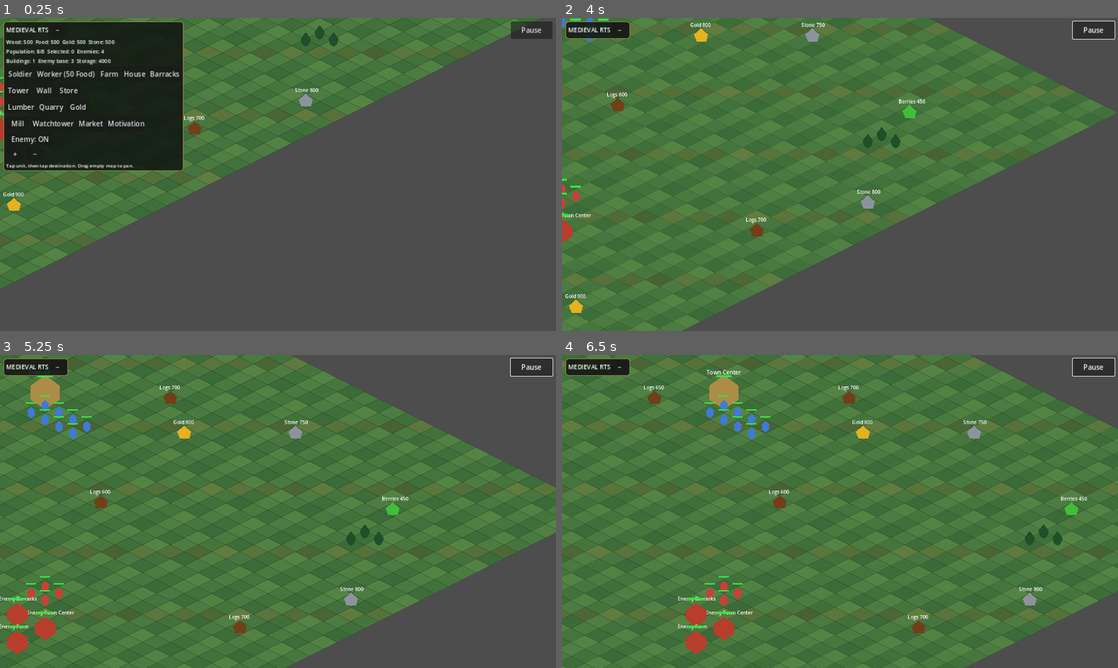
Above: before the commit, frames 1-4 (two rows, left to right).
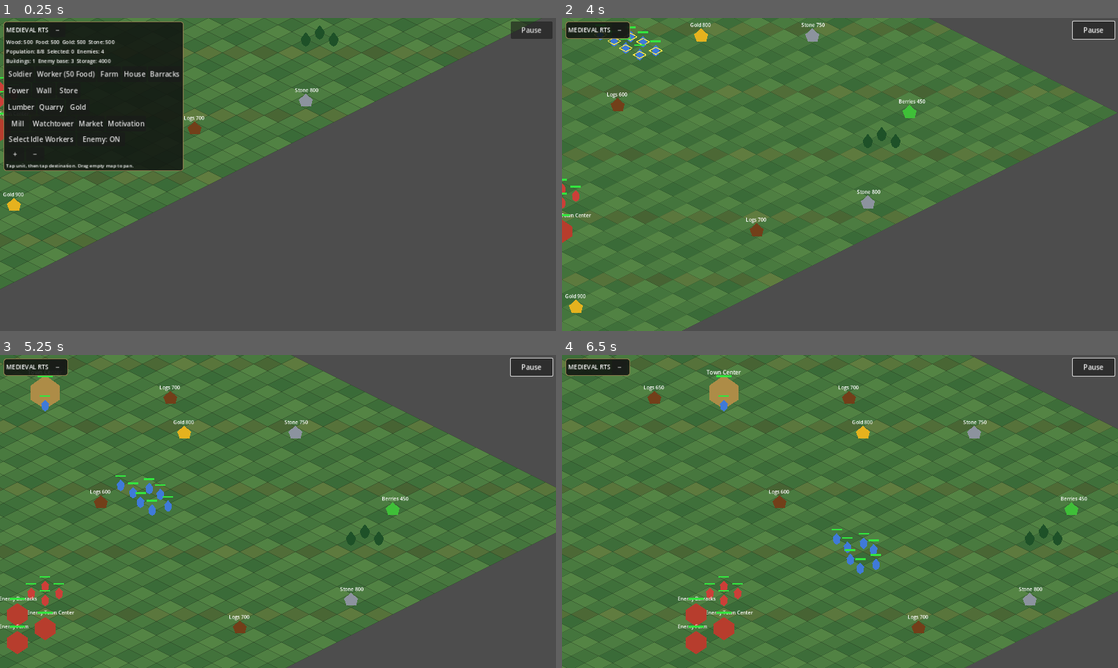
Above: after the commit, the same moments.

Repository: noub1234567-cmd/Medieval-RTS-Test
Game: Godot game, scene res://scenes/main.tscn
Same seed, same stepped clock (60 frames per second), same inputs: the game is played once before the commit and once after it.
Inputs (mouse positions are in pixels of both pictures, inside the frame that each line leads up to):
- Up to frame 1 (0.25 s): no input
- Up to frame 2 (4 s): click (600, 140) at 0.5 s, where only the run after the commit has a clickable "Select Idle Workers"; click "−" at 1.25 s; click "Pause" at 2 s; click "Resume" at 2.75 s; move the mouse to (812, 237) at 3.52 s; hold W from 3.53 s (still down); click (812, 237) at 3.67 s
- Up to frame 3 (5.25 s): release W at 4.25 s; drag from (444, 558) to (250, 574) at 4.27 s; move the mouse to (111, 464) at 5.02 s; hold A from 5.03 s (still down)
- Up to frame 4 (6.5 s): release A at 5.75 s; drag from (867, 511) to (673, 464) at 5.77 s

The runs differ from the first frame. In frame 1, 0.2% of the frame differs, in the area x 1-22%, y 37-41%; in frame 2, 0.3%; in frame 3, 0.6%, in the area x 4-32%, y 15-52%; in frame 4, 0.6%.

Commit message:
Add select idle workers button

Diff:
--- a/scripts/game.gd
+++ b/scripts/game.gd
@@ -565,6 +565,21 @@
 
 func is_point_on_preview(pos:Vector2)->bool:
 	return is_instance_valid(building_ghost) and Rect2(building_ghost.position-Vector2(26,30),Vector2(52,60)).has_point(pos)
+
+func select_idle_workers()->void:
+	clear_selection()
+	for u in units:
+		if not is_instance_valid(u) or u.team!=0 or u.health<=0 or u.sheltered or u.shelter_pending:
+			continue
+		if u.moving or u.path_pending or u.carried_amount>0:
+			continue
+		if is_instance_valid(u.target) or is_instance_valid(u.harvest_target_node) or is_instance_valid(u.resume_harvest_node) or is_instance_valid(u.storage_target) or is_instance_valid(u.build_target_site) or is_instance_valid(u.upgrade_target_building) or is_instance_valid(u.production_target_building):
+			continue
+		if not u.route.is_empty():
+			continue
+		add_selection(u)
+	update_status()
+	help_label.text="Selected %d idle worker(s)" % selected.size()
 
 func add_selection(u:Node2D) -> void:
 	if not selected.has(u):
@@ -720,6 +735,11 @@
 		building_rows[0 if i<3 else 1 if i<6 else 2 if i<9 else 3].add_child(b)
 	var enemy_row:=HBoxContainer.new()
 	v.add_child(enemy_row)
+	var select_idle_button:=Button.new()
+	select_idle_button.text="Select Idle Workers"
+	select_idle_button.custom_minimum_size=Vector2(160,32)
+	select_idle_button.pressed.connect(select_idle_workers)
+	enemy_row.add_child(select_idle_button)
 	enemy_toggle_button=Button.new()
 	enemy_toggle_button.text="Enemy: ON"
 	enemy_toggle_button.custom_minimum_size=Vector2(110,32)
